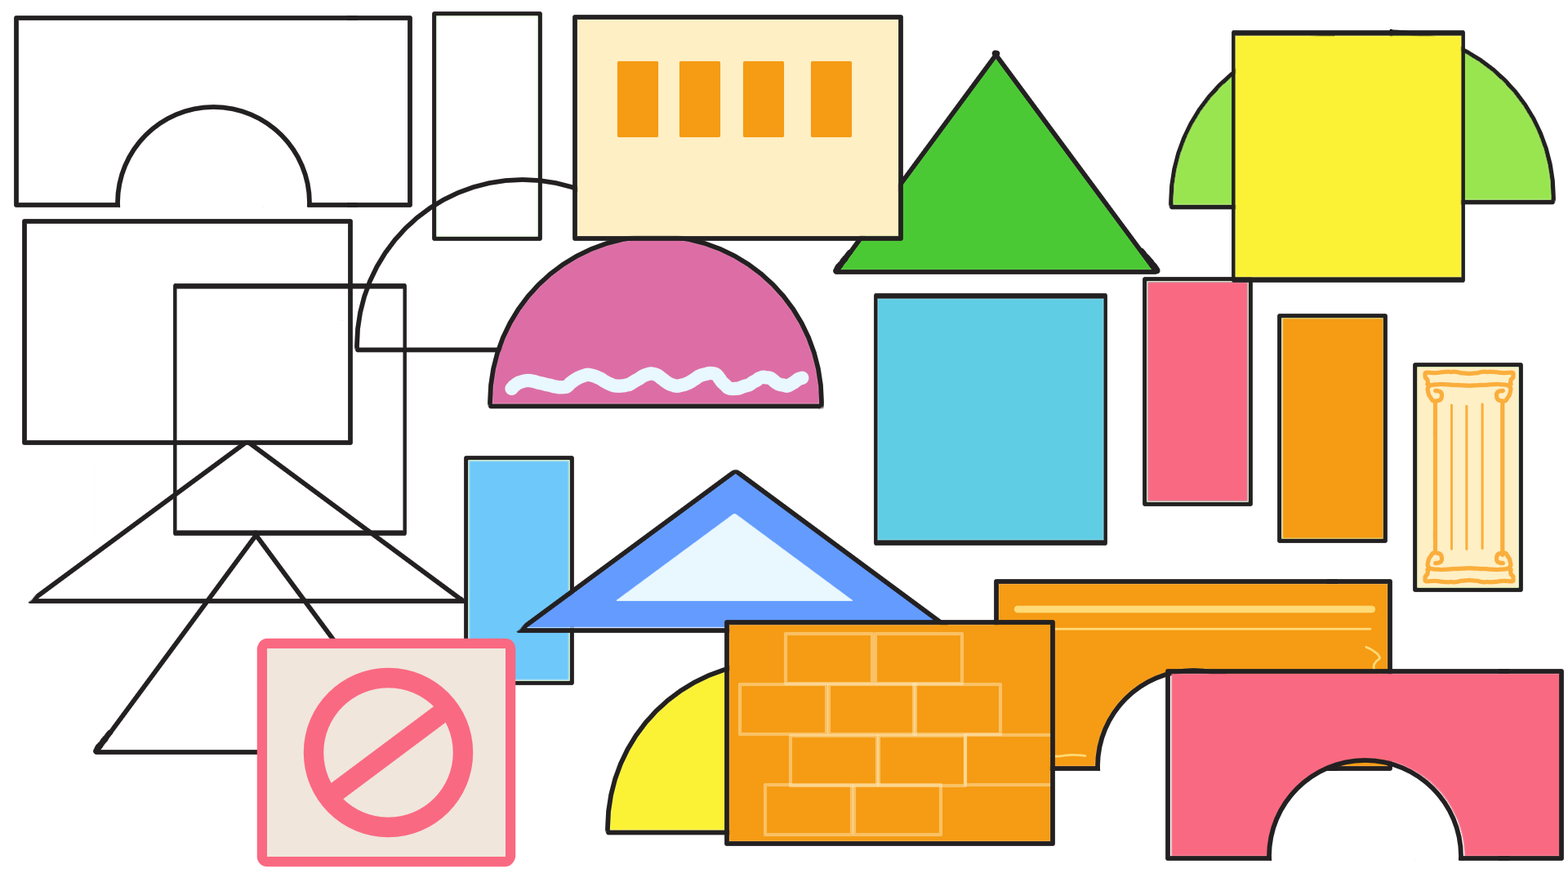
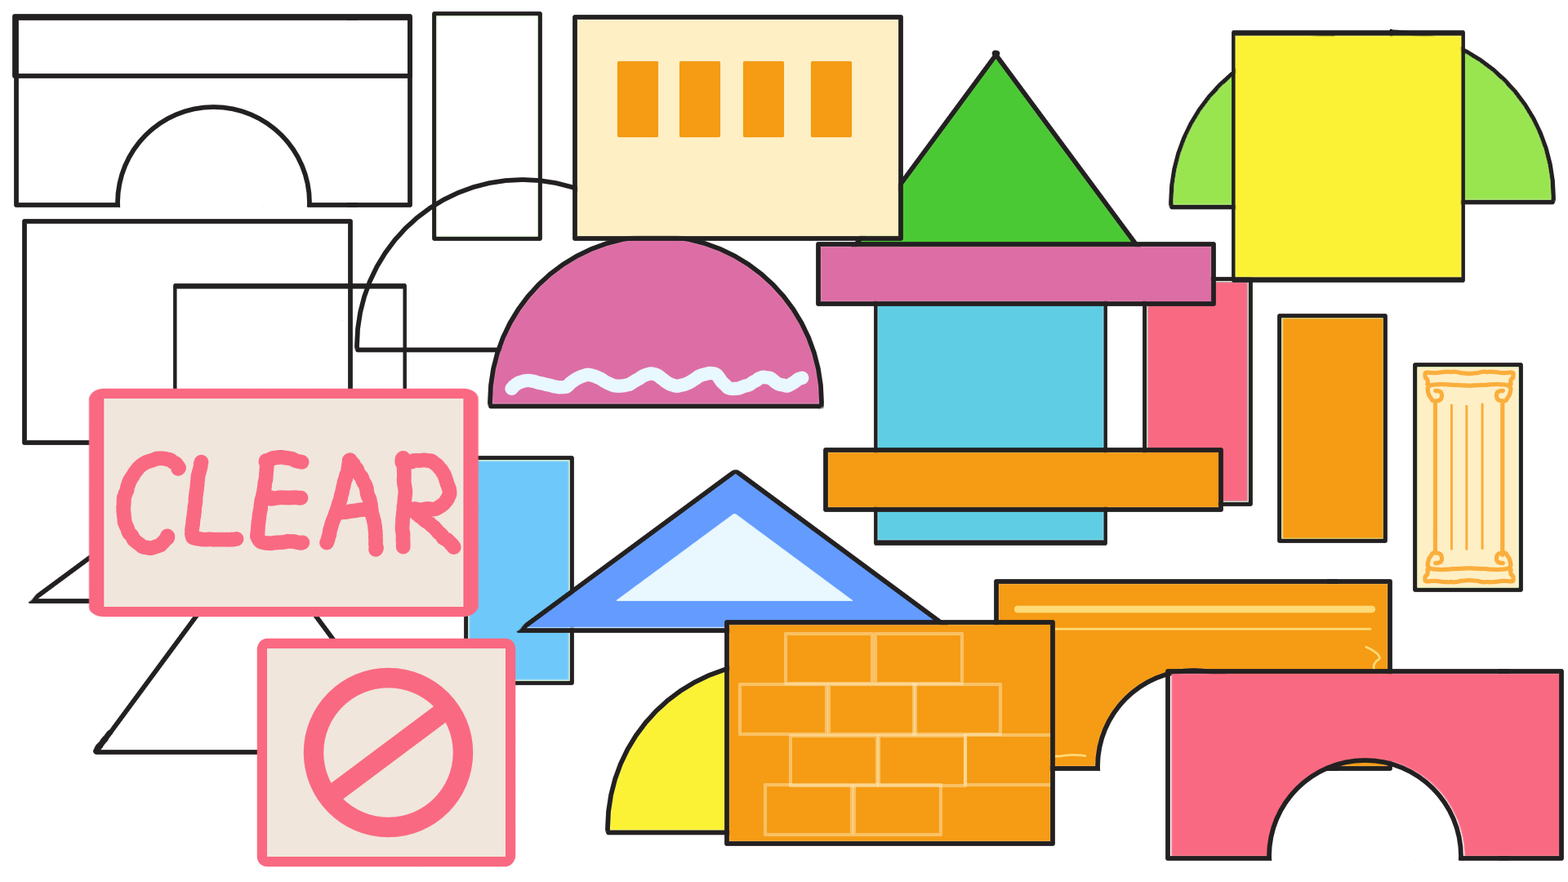
Layer changes from the first 1568 x 882 image to the second:
added group "Flat2" with 2 layers above "Flat1" over (x1=12, y1=13, x2=1224, y2=523)
added layer "Flat" (1st of 3, in "Flat2") in group "Flat2" over (x1=12, y1=13, x2=413, y2=79)
added layer "Paint Layer 42" in group "Flat2" over (x1=823, y1=447, x2=1224, y2=513)
added group "Flat1" with 2 layers above "Rect1_s2" over (x1=12, y1=13, x2=413, y2=79)
added layer "Flat" (2nd of 3, in "Flat1") in group "Flat1" over (x1=12, y1=13, x2=413, y2=79)
added layer "Paint Layer 41" in group "Flat1" over (x1=12, y1=13, x2=413, y2=79)
painted on "Rect2" (1st of 3, in "Rect2_s2") over (x1=888, y1=261, x2=1150, y2=513)
painted on "Paint Layer 29" over (x1=836, y1=261, x2=1150, y2=513)
painted on "Rect2" (2nd of 3, in "Rect2_s1") over (x1=888, y1=261, x2=1150, y2=513)
painted on "Paint Layer 27" over (x1=823, y1=470, x2=994, y2=513)
painted on "Paint Layer 17" over (x1=470, y1=241, x2=1203, y2=616)
painted on "Copy of Pillar" (1st of 4, in "Pillar_s4") over (x1=104, y1=387, x2=262, y2=575)
painted on "Copy of Pillar" (2nd of 4, in "Pillar_s3") over (x1=104, y1=387, x2=262, y2=575)
painted on "Copy of Pillar" (3rd of 4, in "Pillar_s2") over (x1=104, y1=387, x2=262, y2=575)
painted on "Pillar_c3" over (x1=104, y1=387, x2=262, y2=575)
painted on "Copy of Pillar" (4th of 4, in "Pillar_s1") over (x1=104, y1=387, x2=262, y2=575)
painted on "Pillar_c4" over (x1=88, y1=522, x2=262, y2=618)
painted on "Copy of Arc Line" over (x1=88, y1=387, x2=480, y2=471)
painted on "Arc" over (x1=88, y1=387, x2=480, y2=471)
painted on "Arc_c2" over (x1=88, y1=387, x2=480, y2=471)
painted on "Rect2" (3rd of 3, in "Outlines") over (x1=888, y1=261, x2=1150, y2=513)
painted on "Pillar" over (x1=104, y1=387, x2=262, y2=575)
painted on "Arc Line" over (x1=88, y1=387, x2=480, y2=471)
added layer "Flat" (3rd of 3, in "Outlines") in group "Outlines" over (x1=12, y1=13, x2=413, y2=79)
…and 2 more changes (2 painted)